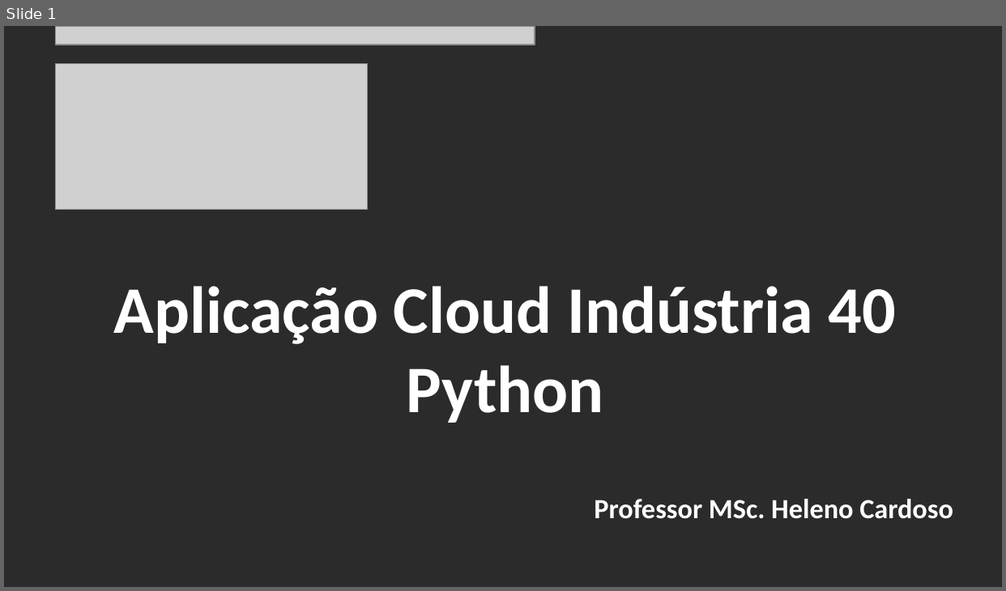
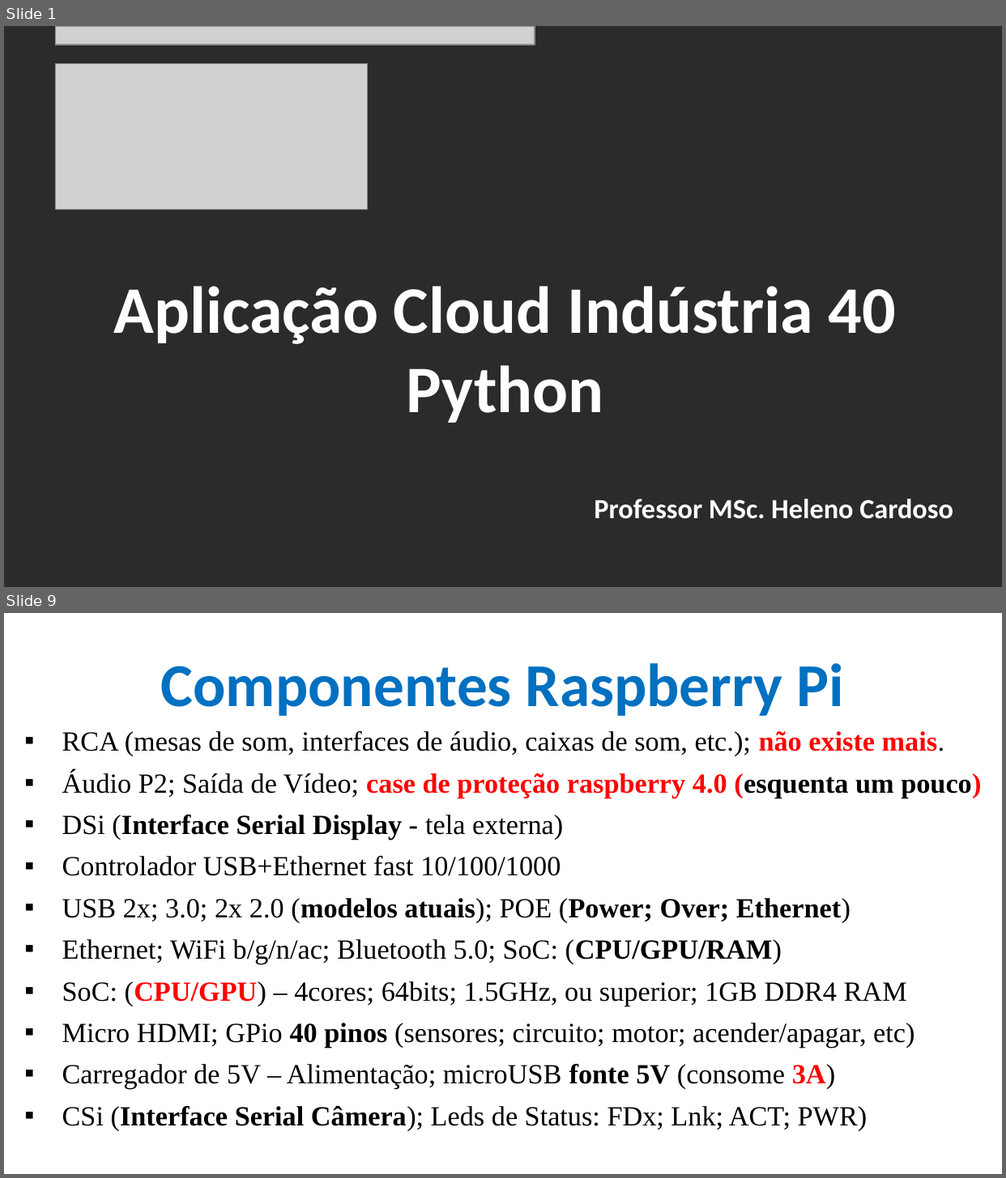
Before and after one commit to CloudEducationBrazil/WydenArea1AplicacaoCloudIndustria40Python, a slide deck: 01 Classes/Aula 06 - Aplicação Cloud Indústria 40 Python IoT Plataforma Raspberry PI.pptx. Shown one above the other, each under a label of ours: slide 1 before the commit, slides 1 and 9 after it; the slides between them are not shown. The pictures are 1006x591 and 1006x1178 pixels, drawn with LibreOffice and Linux fonts; fonts in the diff are those of the drawing; grey boxes stand for pictures; background and template pictures are left out; a plain dark background stands for a picture behind light text. Boxes give left, top, right and bottom in pixels: in the first picture for what was removed or moved away, otherwise in the second. Text is boxed around its words. In the diff, an @@ line names an element or a change of style, - is before the commit and + after.

```diff
--- a/01 Classes/Aula 06 - Aplicação Cloud Indústria 40 Python IoT Plataforma Raspberry PI.pptx
+++ b/01 Classes/Aula 06 - Aplicação Cloud Indústria 40 Python IoT Plataforma Raspberry PI.pptx
@@ slide 9 added at <box>4,613,1002,1174</box>, background picture (left out) @@
@@ title added at <box>161,663,843,716</box>, 44 pt, text #0070C0, bold @@
+Componentes Raspberry Pi
@@ text added at <box>62,731,981,1131</box>, 20 pt, text #000000 @@
+▪ RCA (mesas de som, interfaces de áudio, caixas de som, etc.); não existe mais.
+▪ Áudio P2; Saída de Vídeo; case de proteção raspberry 4.0 (esquenta um pouco)
+▪ DSi (Interface Serial Display - tela externa)
+▪ Controlador USB+Ethernet fast 10/100/1000
+▪ USB 2x; 3.0; 2x 2.0 (modelos atuais); POE (Power; Over; Ethernet)
+▪ Ethernet; WiFi b/g/n/ac; Bluetooth 5.0; SoC: (CPU/GPU/RAM)
+▪ SoC: (CPU/GPU) – 4cores; 64bits; 1.5GHz, ou superior; 1GB DDR4 RAM
+▪ Micro HDMI; GPio 40 pinos (sensores; circuito; motor; acender/apagar, etc)
+▪ Carregador de 5V – Alimentação; microUSB fonte 5V (consome 3A)
+▪ CSi (Interface Serial Câmera); Leds de Status: FDx; Lnk; ACT; PWR)
```
Also in this commit, not shown: 5 slides changed, 15 other slides added, 2 slides removed.
